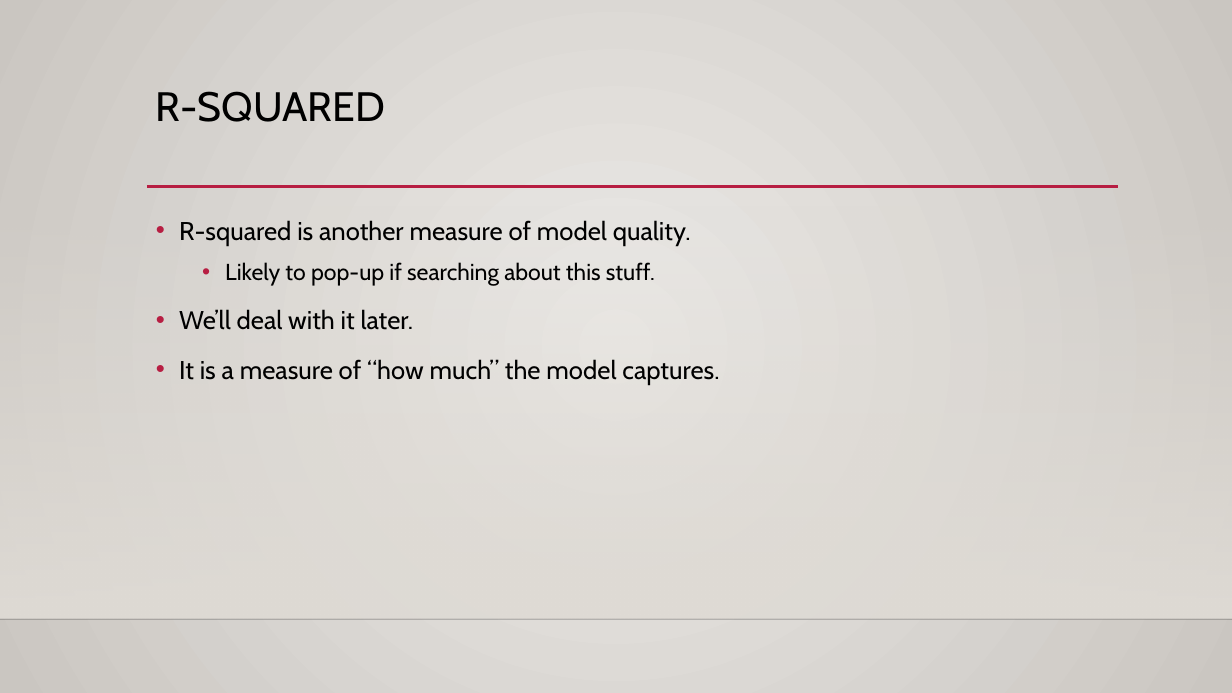
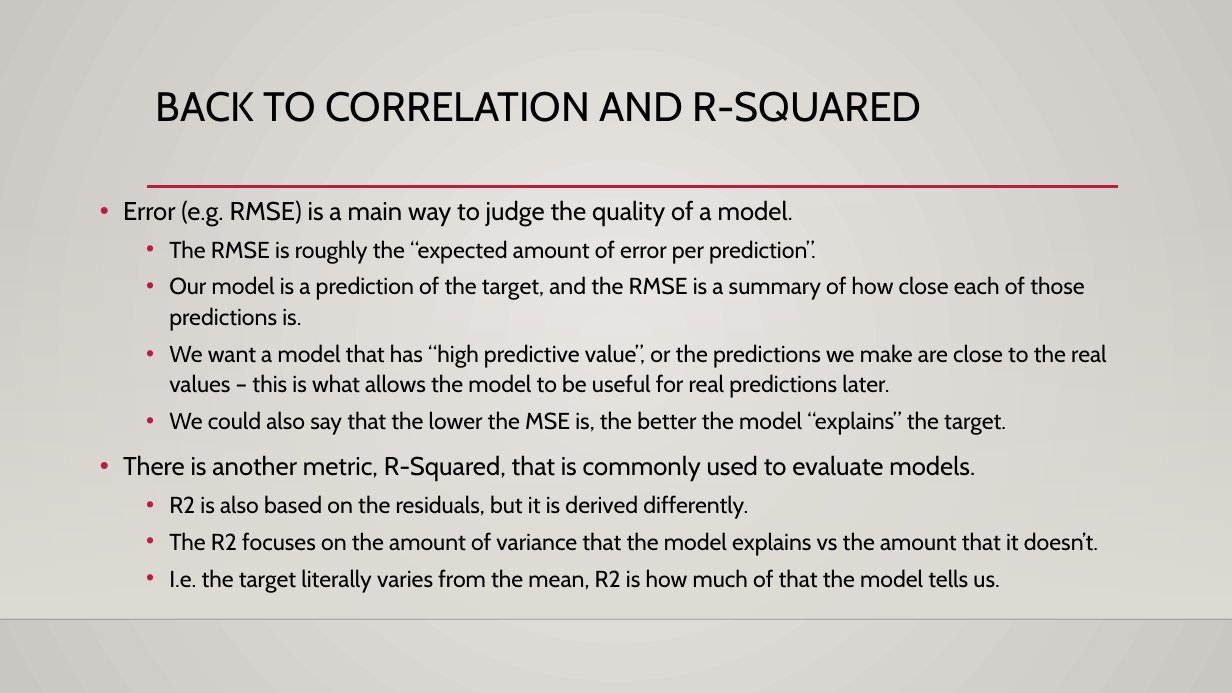
Before and after one commit to AkeemSemper/ML_for_Non_DS_Students, a slide deck: slide 16 of course_resources/slides/Used/010_Errors.pptx (slide 12 before the commit). Drawn at 1232x693 pixels with LibreOffice and Linux fonts; fonts in the diff are those of the drawing; background and template pictures are left out. Boxes give left, top, right and bottom in pixels: in the first picture for what was removed or moved away, otherwise in the second. Text is boxed around its words. In the diff, an @@ line names an element or a change of style, - is before the commit and + after.

```diff
--- a/course_resources/slides/Used/010_Errors.pptx
+++ b/course_resources/slides/Used/010_Errors.pptx
@@ title at (156,91,922,122): text changed @@
-R-SQUARED
+BACK TO CORRELATION AND R-SQUARED
@@ text at (123,200,1107,593): text changed; size 20 to 18 pt @@
-• R-squared is another measure of model quality.
-  • Likely to pop-up if searching about this stuff.
-• We’ll deal with it later.
-• It is a measure of “how much” the model captures.
+• Error (e.g. RMSE) is a main way to judge the quality of a model.
+  • The RMSE is roughly the “expected amount of error per prediction”.
+  • Our model is a prediction of the target, and the RMSE is a summary of how close each of those predictions is.
+  • We want a model that has “high predictive value”, or the predictions we make are close to the real values – this is what allows the model to be useful for real predictions later.
+  • We could also say that the lower the MSE is, the better the model “explains” the target.
+• There is another metric, R-Squared, that is commonly used to evaluate models.
+  • R2 is also based on the residuals, but it is derived differently.
+  • The R2 focuses on the amount of variance that the model explains vs the amount that it doesn’t.
+  • I.e. the target literally varies from the mean, R2 is how much of that the model tells us.
```
Also in this commit, not shown: 3 other slides changed, 9 slides added, 11 other files.
